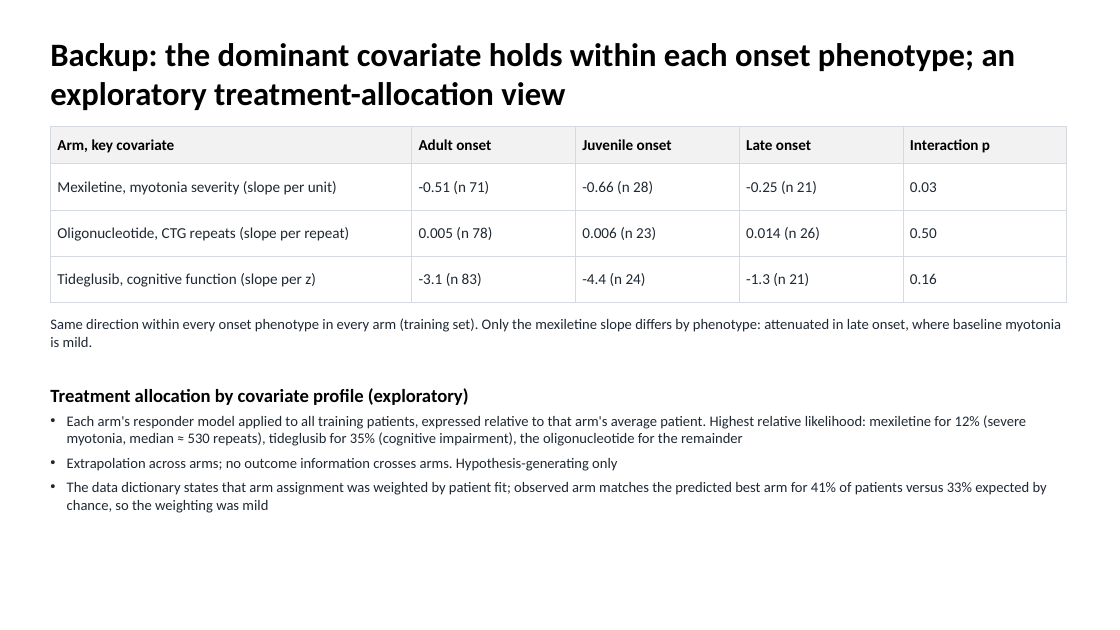
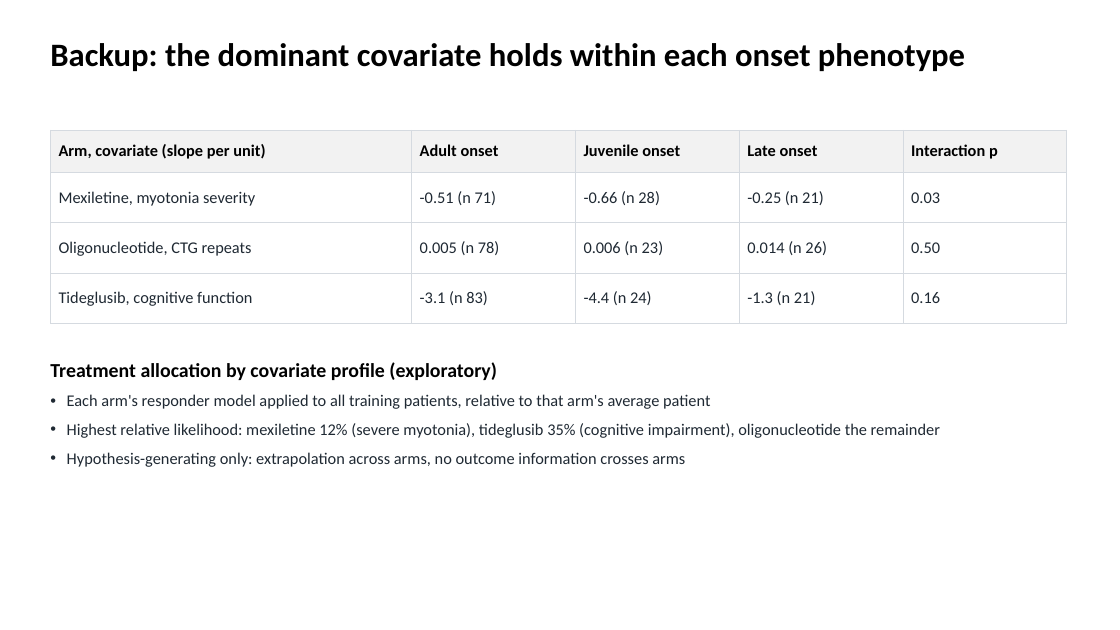
Before and after one commit to euibeom135-cell/acop2026-hackathon-team1, a slide deck: slide 9 of slides/Team1_DM1_slides.pptx. Drawn at 1120x630 pixels with LibreOffice and Linux fonts; fonts in the diff are those of the drawing. Boxes give left, top, right and bottom in pixels: in the first picture for what was removed or moved away, otherwise in the second. Text is boxed around its words. In the diff, an @@ line names an element or a change of style, - is before the commit and + after.

```diff
--- a/slides/Team1_DM1_slides.pptx
+++ b/slides/Team1_DM1_slides.pptx
@@ title at <box>50,43,965,71</box>: text changed @@
-Backup: the dominant covariate holds within each onset phenotype; an exploratory treatment-allocation view
+Backup: the dominant covariate holds within each onset phenotype
@@ table at <box>50,130,1067,310</box> @@
-row 1, column 1: Arm, key covariate
+row 1, column 1: Arm, covariate (slope per unit)
-row 2, column 1: Mexiletine, myotonia severity (slope per unit)
+row 2, column 1: Mexiletine, myotonia severity
-row 3, column 1: Oligonucleotide, CTG repeats (slope per repeat)
+row 3, column 1: Oligonucleotide, CTG repeats
-row 4, column 1: Tideglusib, cognitive function (slope per z)
+row 4, column 1: Tideglusib, cognitive function
@@ size 13 to 14 pt in "Adult onset", "Juvenile onset", "Late onset", "Interaction p" and 12 more places @@
@@ table: place and size @@
-table at <box>50,126,1067,291</box>
+table at <box>50,130,1067,310</box>
@@ text removed at <box>50,318,1061,347</box> @@
-Same direction within every onset phenotype in every arm (training set). Only the mexiletine slope differs by phenotype: attenuated in late onset, where baseline myotonia is mild.
@@ text "Treatment allocation by covariate profile ...": place and size @@
-text "Treatment allocation by covariate profile ..." at <box>50,388,469,405</box>
+text "Treatment allocation by covariate profile ..." at <box>50,362,497,380</box>
@@ text "Treatment allocation by covariate profile ..." at <box>50,362,497,380</box>: size 16 to 17 pt @@
@@ text at <box>67,394,940,467</box>: text changed; size 12.5 to 14 pt @@
-• Each arm's responder model applied to all training patients, expressed relative to that arm's average patient. Highest relative likelihood: mexiletine for 12% (severe myotonia, median ≈ 530 repeats), tideglusib for 35% (cognitive impairment), the oligonucleotide for the remainder
-• Extrapolation across arms; no outcome information crosses arms. Hypothesis-generating only
-• The data dictionary states that arm assignment was weighted by patient fit; observed arm matches the predicted best arm for 41% of patients versus 33% expected by chance, so the weighting was mild
+• Each arm's responder model applied to all training patients, relative to that arm's average patient
+• Highest relative likelihood: mexiletine 12% (severe myotonia), tideglusib 35% (cognitive impairment), oligonucleotide the remainder
+• Hypothesis-generating only: extrapolation across arms, no outcome information crosses arms
```
Also in this commit, not shown: 8 other slides changed.
